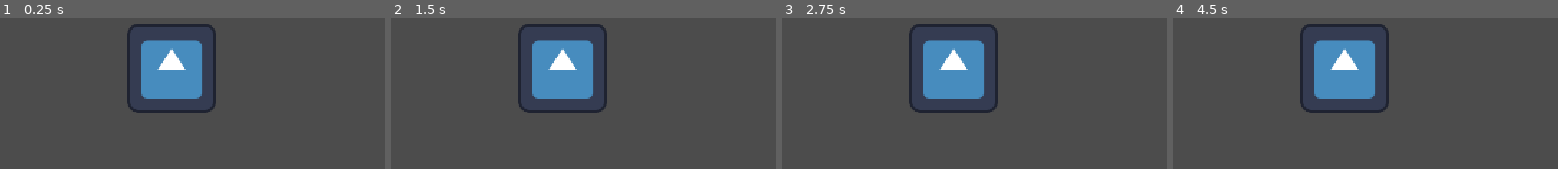
Above: before the commit, frames 1-4 (left to right).
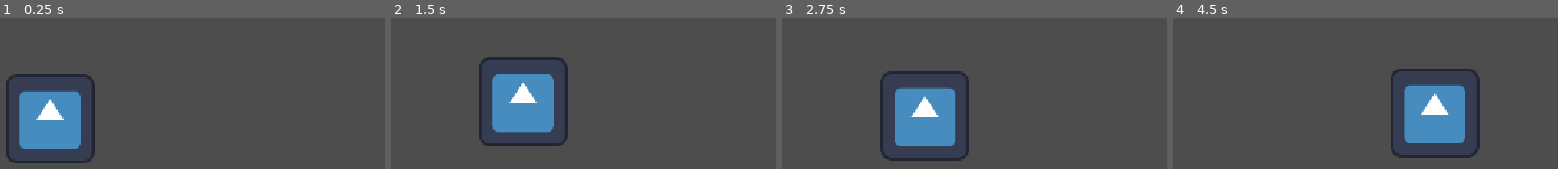
Above: after the commit, the same moments.

Repository: seanlhwi/Haven
Game: Godot game, scene res://game.tscn
The game is run twice, just before and just after one commit, with the same random seed, the same clock (stepped at 60 frames per second) and the same inputs. Before the commit the project starts from res://Scenes/game.tscn. The engine's default icon, where the game draws it, is replaced by a stand-in: a white triangle on a blue panel in a dark square.
Inputs:
- Up to frame 1 (0.25 s): no input
- Up to frame 2 (1.5 s): tap Enter (ui_accept) at 0.5, 0.6 s; hold Right (ui_right) from 0.53 s (still down); tap Space (jump, bound only after the commit) at 0.77, 0.8, 1.07, 1.35 s
- Up to frame 3 (2.75 s): tap Space (jump, bound only after the commit) at 1.52, 1.82, 2.3 s; tap Enter (ui_accept) at 1.55, 2.1 s; release Right (ui_right) at 2.03 s; hold Left (ui_left) from 2.03 s (still down)
- Up to frame 4 (4.5 s): release Left (ui_left) at 2.78 s; hold Right (ui_right) 2.78-4.28 s; tap Enter (ui_accept) at 2.85, 4.35 s; tap Space (jump, bound only after the commit) at 3.02, 3.32, 3.6, 3.77, 4.07 s; hold Left (ui_left) from 4.28 s (still down)

The runs differ from the first frame. In frame 1, 16% of the frame differs, in the area x 1-57%, y 3-97%; in frame 2, 13%; in frame 3, 14%; in frame 4, 16%.

Commit message:
Adding tileset

Diff:
--- a/Boba/Scenes/game.tscn
+++ /dev/null
@@ -1,16 +0,0 @@
-[gd_scene format=3 uid="uid://crwqxmtc4hsks"]
-
-[ext_resource type="Texture2D" uid="uid://uelvhslkv8pv" path="res://icon.svg" id="1_80nbo"]
-
-[sub_resource type="Environment" id="Environment_xuden"]
-background_mode = 3
-glow_enabled = true
-
-[node name="Game" type="Node2D" unique_id=1714813775]
-
-[node name="WorldEnvironment" type="WorldEnvironment" parent="." unique_id=1506611995]
-environment = SubResource("Environment_xuden")
-
-[node name="Icon" type="Sprite2D" parent="." unique_id=1648834225]
-position = Vector2(744, 248)
-texture = ExtResource("1_80nbo")
--- a/Boba/Scenes/player.gd
+++ b/Boba/Scenes/player.gd
@@ -1,25 +1,76 @@
 extends CharacterBody2D
 
+# --- Horizontal Movement ---
+const SPEED     = 130
+const ACCEL     = 1300   # ground: how fast you speed up
+const FRIC      = 1600   # ground: how fast you slow down
+const AIR_ACCEL = 900    # weaker steering during airtime (lower than ground acceleration)
+const AIR_FRIC  = 350    # how quickly you slow down (lower number retains more velocity)
 
-const SPEED = 300.0
-const JUMP_VELOCITY = -400.0
+# --- Jumping ---
+const JUMP_VELOCITY = -300 # initial jump speed (godot y asix is negative, so y velocity -300 is +300)
+
+# --- adds acceleration and smooth stop ---
+func _handle_horizontal(delta):
+	var direction := Input.get_axis("move_left", "move_right") # -1 if left, 0 if still, +1 if right
+	if direction != 0.0: # if direction key if pressed
+		var accel := ACCEL if is_on_floor() else AIR_ACCEL # picks ground or air ACCEL constant
+		velocity.x = move_toward(velocity.x, direction * SPEED, accel * delta) # (current, target, how much you can change)
+	else:
+		var fric := FRIC if is_on_floor() else AIR_FRIC
+		velocity.x = move_toward(velocity.x, 0.0, fric * delta) # (current, speed to 0.0, groudn or air friction)
 
 
-func _physics_process(delta: float) -> void:
-	# Add the gravity.
+# --- Coyote Time/ Jump Buffer/ Variable Jump Height ---
+const COYOTE_TIME = 0.10 # jumping after ledge
+const JUMP_BUFFER = 0.10 # press jump before landing
+const JUMP_CUT = 0.45 # fraction of the rising speed kept on an early release
+
+var coyote_timer := 0.0
+var jump_buffer_timer := 0.0
+
+func _handle_jump(delta):
+	# --- Coyote timer ---
+	if is_on_floor():
+		coyote_timer = COYOTE_TIME # if on floor, make coyote_timer 0.10
+	else:
+		coyote_timer = max(coyote_timer - delta, 0.0) # count down by delta each frame until time is 0.0
+
+	# --- Jump Buffer Timer ---
+	if Input.is_action_just_pressed("jump"):
+		jump_buffer_timer = JUMP_BUFFER # if action just pressed make jump buffer timer 0.10
+	else:
+		jump_buffer_timer = max(jump_buffer_timer - delta, 0.0) # start buffer timer if button pressed in past frame, otherwise make timer = 0.0
+
+	if jump_buffer_timer > 0.0 and coyote_timer > 0.0:
+		velocity.y = JUMP_VELOCITY
+		jump_buffer_timer = 0.0
+		coyote_timer = 0.0 # if both Coyote Time and Jump Buffer are true, jump and set values to 0.0
+
+ 	# --- Variable Jump Height ---
+	if Input.is_action_just_released("jump") and velocity.y < 0.0:
+		velocity.y *= JUMP_CUT # after one frame after press, when rising up (positive velocty), cut upward speed to 45%
+
+
+# --- Assymetric Gravity, Hangtime ---
+const RISE_GRAV_MULT    = 0.9   # floaty rise
+const FALL_GRAV_MULT    = 1.5   # snappy fall
+const APEX_SPEED_THRES  = 45.0  # between -45 and +45 speed is considered as the "apex"
+const APEX_GRAV_MULT    = 0.55  # less gravity at peak for hangtime
+const MAX_FALL_SPEED    = 400.0 # max speed when falling for control
+
+var base_gravity: float = ProjectSettings.get_setting("physics/2d/default_gravity") # brings default gravity number to scale with const, float is decimal number
+
+func _apply_gravity(delta):
 	if not is_on_floor():
-		velocity += get_gravity() * delta
+		var mult := RISE_GRAV_MULT if velocity.y < 0.0 else FALL_GRAV_MULT # when not on floor, multiply rise and fall gravity based on + or - velocity
+		if absf(velocity.y) < APEX_SPEED_THRES: # "absf" is absolute value
+			mult *= APEX_GRAV_MULT # when at apex, multiply time by apex_grav_mult
+		velocity.y += base_gravity * mult * delta # takes base, multiply it by chosen scale, and adds it to downward velocity
+		velocity.y = min(velocity.y, MAX_FALL_SPEED) # picks smaller number, caps speed to max_fall_speed
 
-	# Handle jump.
-	if Input.is_action_just_pressed("ui_accept") and is_on_floor():
-		velocity.y = JUMP_VELOCITY
-
-	# Get the input direction and handle the movement/deceleration.
-	# As good practice, you should replace UI actions with custom gameplay actions.
-	var direction := Input.get_axis("ui_left", "ui_right")
-	if direction:
-		velocity.x = direction * SPEED
-	else:
-		velocity.x = move_toward(velocity.x, 0, SPEED)
-
+func _physics_process(delta):
+	_apply_gravity(delta)
+	_handle_jump(delta)
+	_handle_horizontal(delta)
 	move_and_slide()
--- /dev/null
+++ b/Boba/game.tscn
@@ -0,0 +1,18 @@
+[gd_scene format=3 uid="uid://crwqxmtc4hsks"]
+
+[ext_resource type="PackedScene" uid="uid://b4locmxaumksb" path="res://player.tscn" id="1_80nbo"]
+
+[sub_resource type="WorldBoundaryShape2D" id="WorldBoundaryShape2D_xuden"]
+
+[node name="Game" type="Node2D" unique_id=1714813775]
+
+[node name="Player" parent="." unique_id=335862165 instance=ExtResource("1_80nbo")]
+position = Vector2(-5, 1)
+
+[node name="Camera2D" type="Camera2D" parent="." unique_id=832723039]
+
+[node name="StaticBody2D" type="StaticBody2D" parent="." unique_id=221443512]
+
+[node name="CollisionShape2D" type="CollisionShape2D" parent="StaticBody2D" unique_id=595950713]
+position = Vector2(-1, 58)
+shape = SubResource("WorldBoundaryShape2D_xuden")
--- a/Boba/Scenes/player.tscn
+++ b/Boba/player.tscn
@@ -1,13 +1,13 @@
 [gd_scene format=3 uid="uid://b4locmxaumksb"]
 
-[ext_resource type="Script" uid="uid://b02i6gu8ut3mp" path="res://player.gd" id="1_4flbx"]
+[ext_resource type="Script" uid="uid://ewfcwdjgs4xv" path="res://Scenes/player.gd" id="1_onrkg"]
 [ext_resource type="Texture2D" uid="uid://uelvhslkv8pv" path="res://icon.svg" id="2_onrkg"]
 
 [sub_resource type="CircleShape2D" id="CircleShape2D_xuden"]
 radius = 61.204575
 
 [node name="Player" type="CharacterBody2D" unique_id=335862165]
-script = ExtResource("1_4flbx")
+script = ExtResource("1_onrkg")
 
 [node name="Icon" type="Sprite2D" parent="." unique_id=727068469]
 position = Vector2(-2, -12)
--- a/Boba/project.godot
+++ b/Boba/project.godot
@@ -20,6 +20,24 @@
 window/stretch/mode="canvas_items"
 window/stretch/aspect="expand"
 
+[input]
+
+jump={
+"deadzone": 0.2,
+"events": [Object(InputEventKey,"resource_local_to_scene":false,"resource_name":"","device":-1,"window_id":0,"alt_pressed":false,"shift_pressed":false,"ctrl_pressed":false,"meta_pressed":false,"pressed":false,"keycode":0,"physical_keycode":32,"key_label":0,"unicode":32,"location":0,"echo":false,"script":null)
+]
+}
+move_left={
+"deadzone": 0.2,
+"events": [Object(InputEventKey,"resource_local_to_scene":false,"resource_name":"","device":-1,"window_id":0,"alt_pressed":false,"shift_pressed":false,"ctrl_pressed":false,"meta_pressed":false,"pressed":false,"keycode":0,"physical_keycode":4194319,"key_label":0,"unicode":0,"location":0,"echo":false,"script":null)
+]
+}
+move_right={
+"deadzone": 0.2,
+"events": [Object(InputEventKey,"resource_local_to_scene":false,"resource_name":"","device":-1,"window_id":0,"alt_pressed":false,"shift_pressed":false,"ctrl_pressed":false,"meta_pressed":false,"pressed":false,"keycode":0,"physical_keycode":4194321,"key_label":0,"unicode":0,"location":0,"echo":false,"script":null)
+]
+}
+
 [physics]
 
 3d/physics_engine="Jolt Physics"
Binary file added: Boba/Assests/Boba Tileset1.png
Not shown, added: Boba/Assests/Boba Tileset1.png.import
